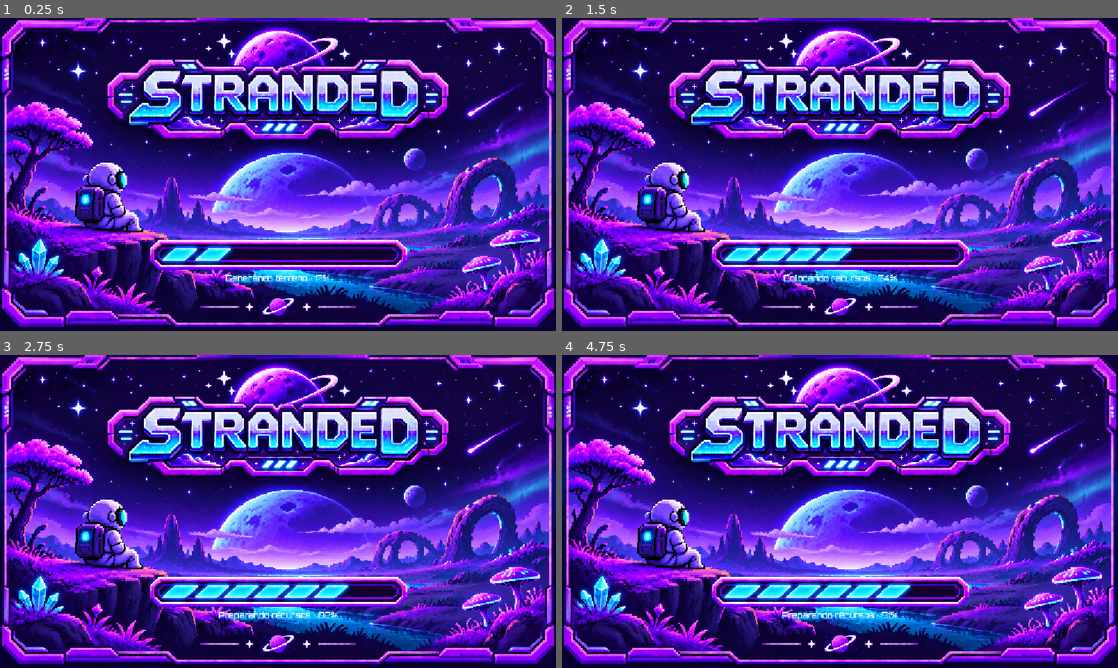
Above: before the commit, frames 1-4 (two rows, left to right).
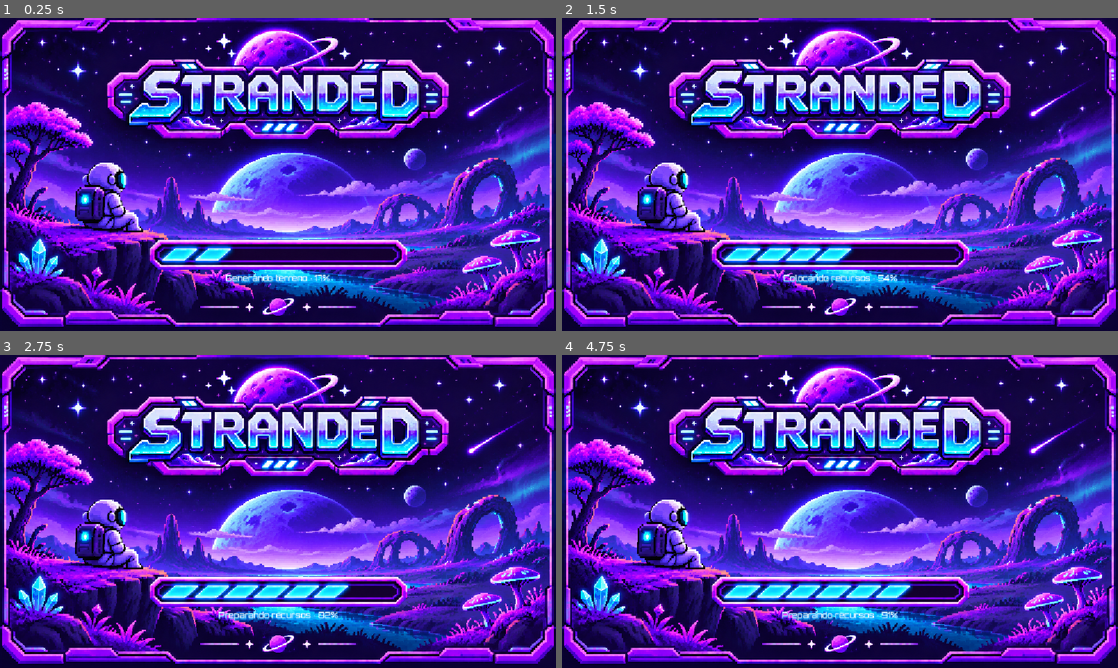
Above: after the commit, the same moments.

Repository: sophsana/Videojuego
Game: Godot game, scene res://escenas/interfaz/carga_mundo.tscn
Two runs of this game, one before a commit and one after it. Both use one fixed random seed, a clock stepped at 60 frames per second and the inputs below. This scene is started directly instead of the project's main scene.
Inputs:
- Up to frame 1 (0.25 s): no input
- Up to frame 2 (1.5 s): hold Right (ui_right) 0.53-1.28 s; hold Down (ui_down) from 1.28 s (still down)
- Up to frame 3 (2.75 s): release Down (ui_down) at 2.03 s; hold Right (ui_right) from 2.03 s (still down)
- Up to frame 4 (4.75 s): release Right (ui_right) at 2.78 s; hold Up (ui_up) 2.78-3.53 s; hold Left (ui_left) from 3.53 s (still down); tap Enter at 4.25 s

The runs differ from the first frame. In frame 1, 8.9% of the frame differs, in the area x 0-100%, y 0-99%; in frame 2, 9.0%; in frame 3, 9.1%; in frame 4, 9.1%.

Commit message:
fix(ui): prevent loading screen borders and flicker

Diff:
--- a/script/interfaz/carga_mundo.gd
+++ b/script/interfaz/carga_mundo.gd
@@ -13,15 +13,21 @@
 var indice_objetivo := 0
 var mundo: Node2D
 var cargando := true
+var capa_carga: CanvasLayer
 
 
 func _ready() -> void:
+	# La interfaz permanece por encima del mundo mientras este se presenta.
+	capa_carga = CanvasLayer.new()
+	capa_carga.layer = 100
+	add_child(capa_carga)
 	imagen = TextureRect.new()
 	imagen.texture = FONDO
 	imagen.expand_mode = TextureRect.EXPAND_IGNORE_SIZE
-	imagen.stretch_mode = TextureRect.STRETCH_KEEP_ASPECT_CENTERED
+	imagen.stretch_mode = TextureRect.STRETCH_KEEP_ASPECT_COVERED
 	imagen.set_anchors_and_offsets_preset(Control.PRESET_FULL_RECT)
-	add_child(imagen)
+	imagen.mouse_filter = Control.MOUSE_FILTER_IGNORE
+	capa_carga.add_child(imagen)
 	var contenido := VBoxContainer.new()
 	contenido.set_anchors_preset(Control.PRESET_CENTER_BOTTOM)
 	contenido.anchor_top = 0.70
@@ -30,7 +36,7 @@
 	contenido.offset_right = 270
 	contenido.offset_bottom = 120
 	contenido.add_theme_constant_override("separation", 4)
-	add_child(contenido)
+	capa_carga.add_child(contenido)
 	barra = TextureRect.new()
 	barra.custom_minimum_size = Vector2(0, 70)
 	barra.expand_mode = TextureRect.EXPAND_IGNORE_SIZE
@@ -105,11 +111,17 @@
 	while indice_barra < indice_objetivo:
 		await get_tree().process_frame
 	await get_tree().process_frame
-	# Se conserva la instancia ya generada y se hace escena actual sin repetirla.
-	remove_child(mundo)
-	get_tree().root.add_child(mundo)
+	# El mundo no sale del árbol: su cámara y tiles ya preparados se mantienen.
+	# La capa de carga tapa la primera presentación del mundo para evitar destellos.
+	mundo.reparent(get_tree().root)
+	mundo.visible = true
+	var camara := mundo.get_node_or_null("Player/WorldCamera") as Camera2D
+	if camara != null:
+		camara.make_current()
+		camara.reset_smoothing()
+	await get_tree().process_frame
+	await get_tree().process_frame
 	get_tree().current_scene = mundo
-	mundo.visible = true
 	GestorFondos._actualizar_visibilidad()
 	mundo.activar_juego()
 	queue_free()
@@ -122,4 +134,4 @@
 	volver.text = "Volver a selección"
 	volver.set_anchors_and_offsets_preset(Control.PRESET_CENTER)
 	volver.pressed.connect(func(): get_tree().change_scene_to_file("res://escenas/interfaz/seleccion_mundos.tscn"))
-	add_child(volver)
+	capa_carga.add_child(volver)
--- a/tests/inicio_mundo.gd
+++ b/tests/inicio_mundo.gd
@@ -42,6 +42,12 @@
 	current_scene.semilla.text = "7654321"
 	current_scene._seleccionar_dificultad("Difícil")
 	current_scene._crear()
+	if await esperar_escena("res://escenas/interfaz/carga_mundo.tscn"):
+		var carga = current_scene
+		comprobar(carga.imagen.stretch_mode == TextureRect.STRETCH_KEEP_ASPECT_COVERED, "fondo de carga cubre la ventana")
+		comprobar(carga.capa_carga.layer > 0, "capa de carga por encima del mundo")
+	else:
+		comprobar(false, "pantalla de carga")
 	if not await esperar_escena("res://escenas/mundo.tscn"):
 		printerr("FALLO: el mundo no terminó de cargar")
 		quit(1)
@@ -49,6 +55,7 @@
 	var mundo = current_scene
 	comprobar(mundo.world_seed == 7654321 and mundo.generacion_lista, "semilla y generación")
 	comprobar(not fondos.visible, "fondo oculto")
+	comprobar(mundo.get_node("Player/WorldCamera").is_current(), "cámara activa tras la transición")
 	var terreno: int = mundo.get_terrain(45, 27)
 	var id: String = gestor.mundo_actual.id
 	var jugador: CharacterBody2D = mundo.get_node("Player")
